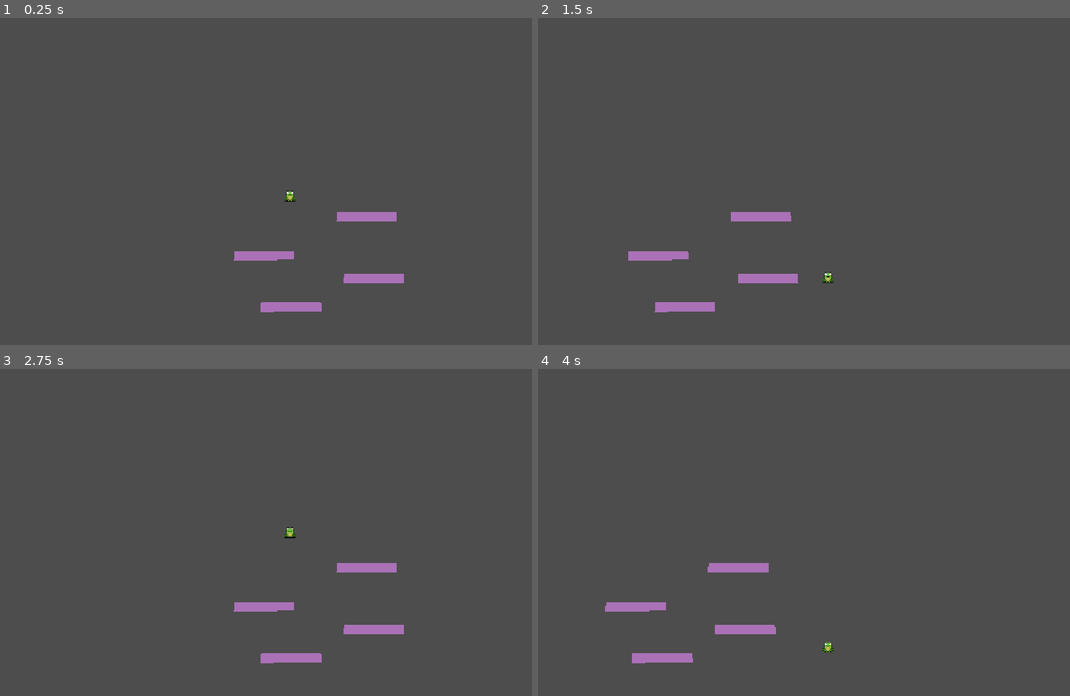
Above: before the commit, frames 1-4 (two rows, left to right).
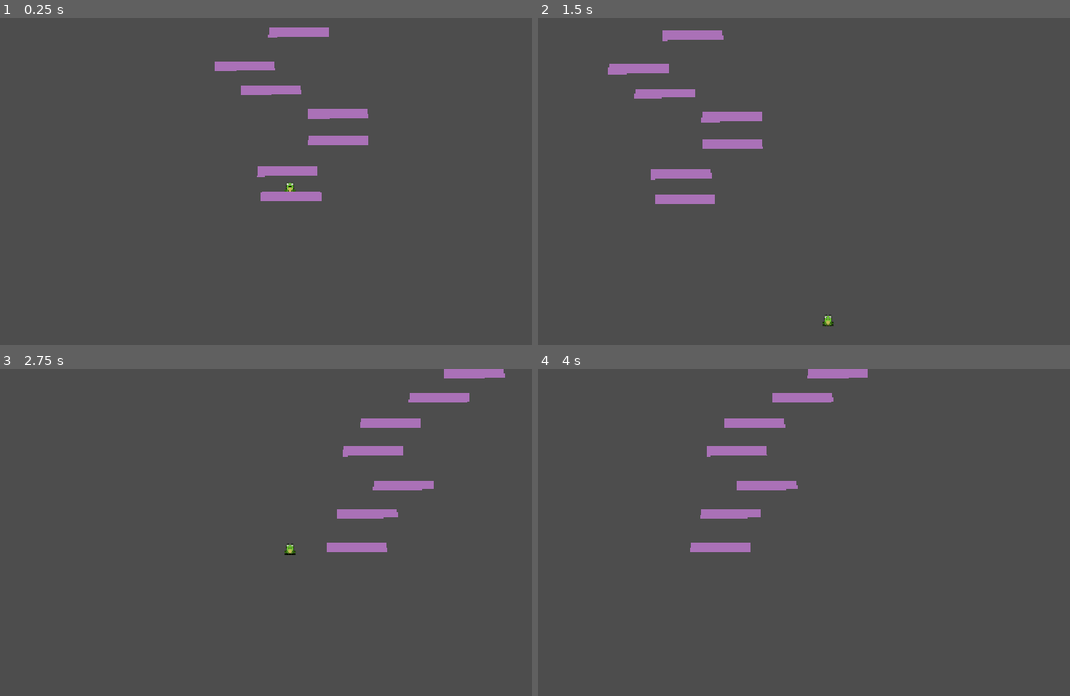
Above: after the commit, the same moments.

Repository: KieranWard491/LeapOfFaith
Game: Godot game, scene res://scenes/main.tscn
Same seed, same stepped clock (60 frames per second), same inputs: the game is played once before the commit and once after it.
Inputs:
- Up to frame 1 (0.25 s): no input
- Up to frame 2 (1.5 s): tap Enter (ui_accept) at 0.5, 0.77 s; hold Right (ui_right) from 0.53 s (still down)
- Up to frame 3 (2.75 s): tap Enter (ui_accept) at 1.52 s; release Right (ui_right) at 2.03 s; hold Left (ui_left) from 2.03 s (still down)
- Up to frame 4 (4 s): release Left (ui_left) at 2.78 s; hold Right (ui_right) from 2.78 s (still down); tap Enter (ui_accept) at 3.02, 3.77 s

The runs differ from the first frame. In frame 1, 3.6% of the frame differs, in the area x 40-76%, y 2-90%; in frame 2, 3.7%, in the area x 13-56%, y 3-95%; in frame 3, 3.7%; in frame 4, 3.6%.

Commit message:
Implemented endless procedural platform generation

Diff:
--- a/scenes/main.tscn
+++ b/scenes/main.tscn
@@ -4,6 +4,7 @@
 [ext_resource type="PackedScene" uid="uid://pwwxnqpwcck3" path="res://scenes/platform.tscn" id="2_0wfyh"]
 [ext_resource type="Script" uid="uid://chvylyq5uqmur" path="res://scripts/camera_controller.gd" id="3_sugp2"]
 [ext_resource type="Script" uid="uid://coaupp03wglnl" path="res://scripts/death_zone.gd" id="4_jyhfs"]
+[ext_resource type="Script" uid="uid://taf45dxvfmhr" path="res://scripts/platform_generator.gd" id="5_tbgi4"]
 
 [sub_resource type="RectangleShape2D" id="RectangleShape2D_3v5hf"]
 size = Vector2(1400, 80)
@@ -11,19 +12,10 @@
 [node name="Main" type="Node2D" unique_id=65926914]
 
 [node name="Player" parent="." unique_id=1455050960 instance=ExtResource("1_o5qli")]
-position = Vector2(576, 250)
+position = Vector2(576, 470)
 
-[node name="Platform" parent="." unique_id=846096950 instance=ExtResource("2_0wfyh")]
+[node name="StartingPlatform" parent="." unique_id=846096950 instance=ExtResource("2_0wfyh")]
 position = Vector2(576, 499)
-
-[node name="Platform2" parent="." unique_id=1647211466 instance=ExtResource("2_0wfyh")]
-position = Vector2(726, 320)
-
-[node name="Platform3" parent="." unique_id=2117770802 instance=ExtResource("2_0wfyh")]
-position = Vector2(523, 396)
-
-[node name="Platform4" parent="." unique_id=328066292 instance=ExtResource("2_0wfyh")]
-position = Vector2(740, 442)
 
 [node name="Camera2D" type="Camera2D" parent="." unique_id=13418490 node_paths=PackedStringArray("player")]
 script = ExtResource("3_sugp2")
@@ -38,4 +30,10 @@
 position = Vector2(576, 760)
 shape = SubResource("RectangleShape2D_3v5hf")
 
+[node name="PlatformGenerator" type="Node2D" parent="." unique_id=933189314 node_paths=PackedStringArray("starting_platform", "camera")]
+script = ExtResource("5_tbgi4")
+platform_scene = ExtResource("2_0wfyh")
+starting_platform = NodePath("../StartingPlatform")
+camera = NodePath("../Camera2D")
+
 [connection signal="body_entered" from="DeathZone" to="DeathZone" method="_on_body_entered"]
--- /dev/null
+++ b/scripts/platform_generator.gd
@@ -0,0 +1,91 @@
+extends Node2D
+
+
+@export var platform_scene: PackedScene
+@export var starting_platform: Node2D
+@export var camera: Camera2D
+
+@export var initial_platform_count: int = 12
+
+@export var minimum_vertical_gap: float = 45.0
+@export var maximum_vertical_gap: float = 70.0
+
+@export var maximum_horizontal_gap: float = 140.0
+
+@export var minimum_x_position: float = 100.0
+@export var maximum_x_position: float = 1050.0
+
+@export var despawn_distance: float = 450.0
+
+
+var platforms: Array[Node2D] = []
+
+var highest_platform_y: float
+var previous_platform_x: float
+
+
+func _ready() -> void:
+	randomize()
+
+	highest_platform_y = starting_platform.global_position.y
+	previous_platform_x = starting_platform.global_position.x
+
+	platforms.append(starting_platform)
+
+	for i in range(initial_platform_count):
+		spawn_platform()
+
+
+func _process(_delta: float) -> void:
+	remove_old_platforms()
+
+
+func spawn_platform() -> void:
+	var new_platform := platform_scene.instantiate() as Node2D
+
+	add_child(new_platform)
+
+	var vertical_gap := randf_range(
+		minimum_vertical_gap,
+		maximum_vertical_gap
+	)
+
+	var horizontal_change := randf_range(
+		-maximum_horizontal_gap,
+		maximum_horizontal_gap
+	)
+
+	var new_x := previous_platform_x + horizontal_change
+
+	new_x = clamp(
+		new_x,
+		minimum_x_position,
+		maximum_x_position
+	)
+
+	var new_y := highest_platform_y - vertical_gap
+
+	new_platform.global_position = Vector2(new_x, new_y)
+
+	platforms.append(new_platform)
+
+	previous_platform_x = new_x
+	highest_platform_y = new_y
+
+
+func remove_old_platforms() -> void:
+	for platform in platforms.duplicate():
+		if not is_instance_valid(platform):
+			platforms.erase(platform)
+			continue
+
+		var platform_is_below_camera: bool = (
+			platform.global_position.y >
+			camera.global_position.y + despawn_distance
+		)
+
+		if platform_is_below_camera:
+			platforms.erase(platform)
+			platform.queue_free()
+
+			spawn_platform()
Not shown, added: scripts/platform_generator.gd.uid
